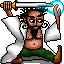
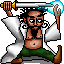
The second w=64, h=64 image is a revision of the first. Changes to its layers:
painted on "Layer 3" over [left=2, top=8, right=60, bottom=60]
painted on "Layer 2" over [left=34, top=22, right=43, bottom=26]
